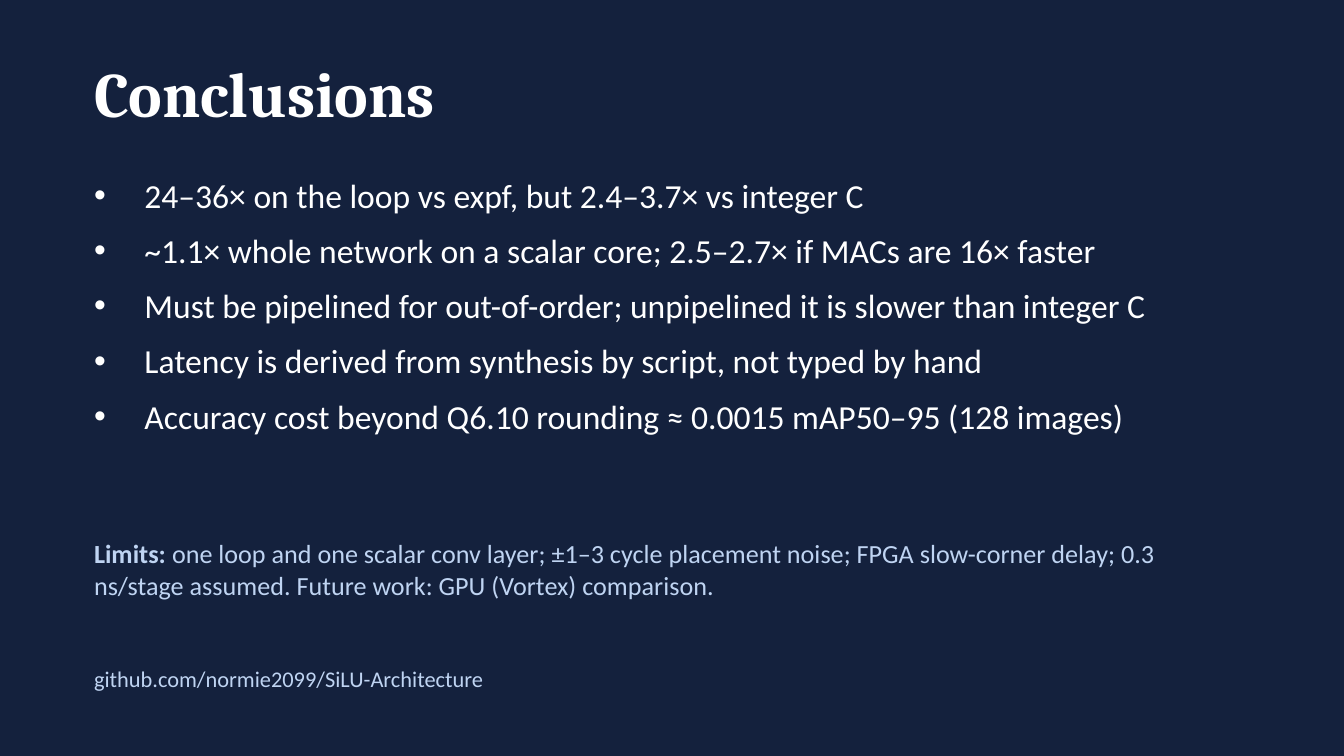
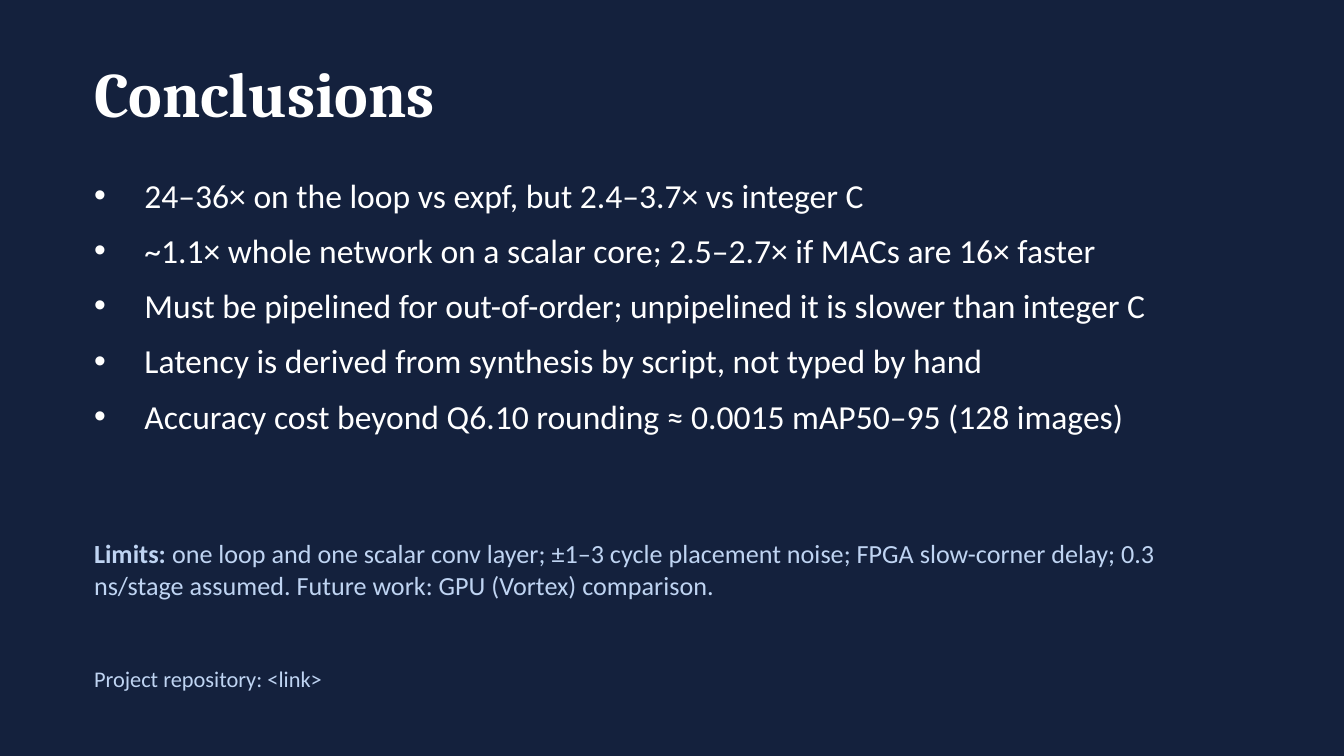
Before and after one commit to normie2099/SiLU-Architecture, a slide deck: slide 12 of results/slides/SiLU_class_presentation.pptx. Drawn at 1344x756 pixels with LibreOffice and Linux fonts; fonts in the diff are those of the drawing. Boxes give left, top, right and bottom in pixels: in the first picture for what was removed or moved away, otherwise in the second. Text is boxed around its words. In the diff, an @@ line names an element or a change of style, - is before the commit and + after.

```diff
--- a/results/slides/SiLU_class_presentation.pptx
+++ b/results/slides/SiLU_class_presentation.pptx
@@ text at box(94, 671, 321, 691): text changed @@
-github.com/normie2099/SiLU-Architecture
+Project repository: <link>
```
Also in this commit, not shown: 1 other slide changed, 3 other files.
